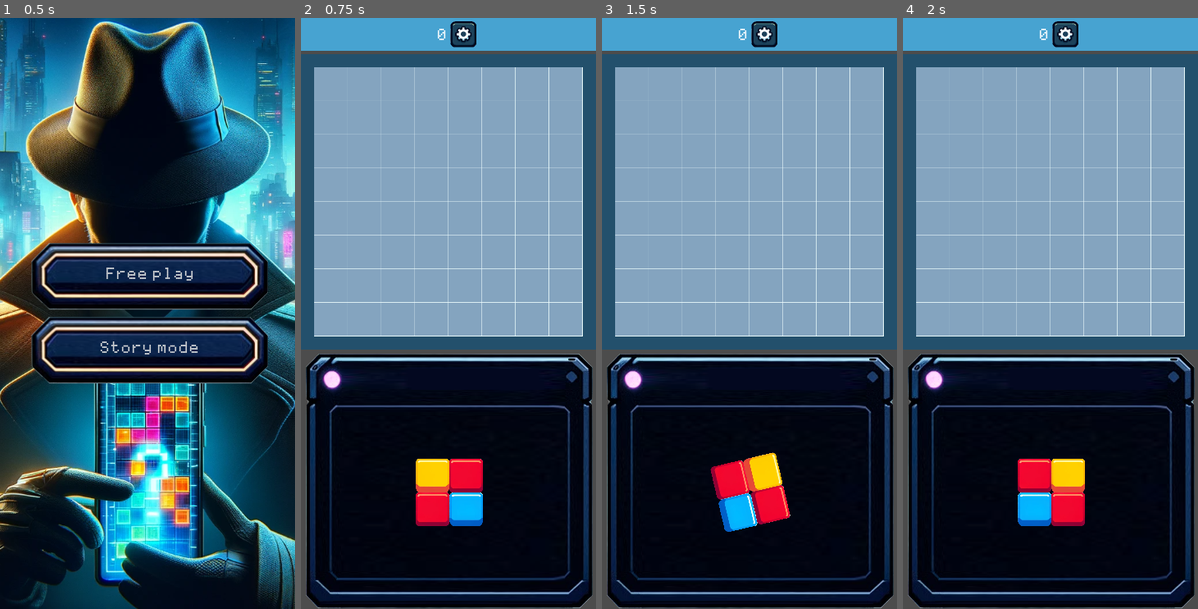
Above: before the commit, frames 1-4 (left to right).
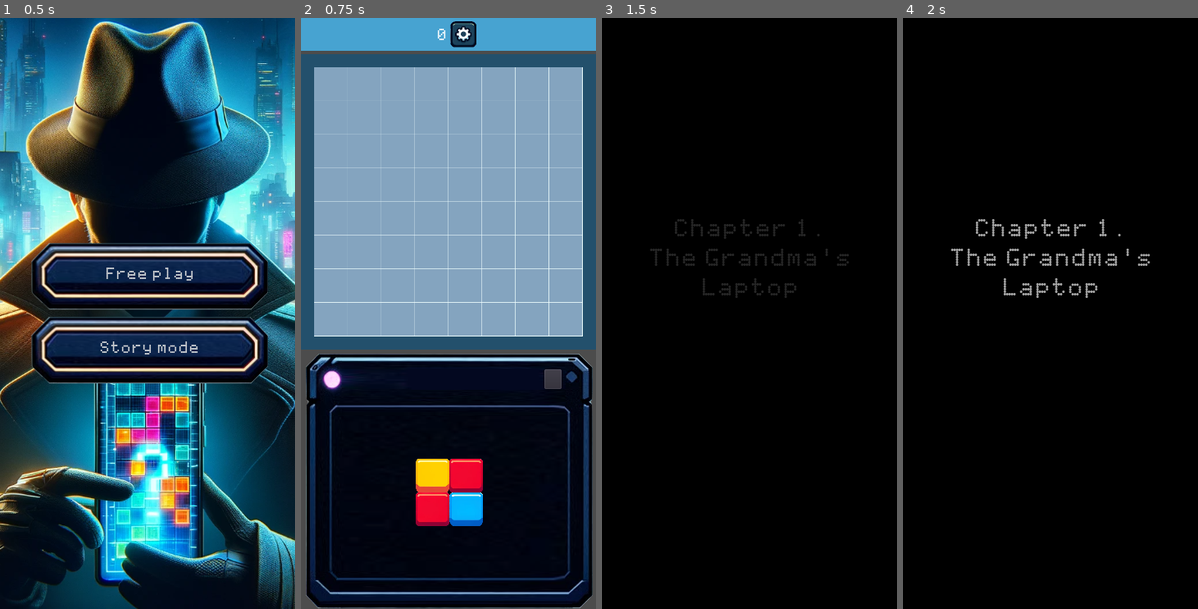
Above: after the commit, the same moments.

Repository: alexkorep-games/transmatrix
Game: Godot game, scene res://scenes/start_screen/start_screen.tscn
Same seed, same stepped clock (60 frames per second), same inputs: the game is played once before the commit and once after it.
Inputs (mouse positions are in pixels of both pictures, inside the frame that each line leads up to):
- Up to frame 1 (0.5 s): no input
- Up to frame 2 (0.75 s): click "Free play" at 0.5 s
- Up to frame 3 (1.5 s): click (852, 378) at 1.27 s
- Up to frame 4 (2 s): no input

Frame 1 is identical in both runs. In frame 2, 0.2% of the frame differs, in the area x 82-89%, y 59-63%; in frame 3, 71%; in frame 4, 71%, in the area x 0-100%, y 0-100%.

Commit message:
Story mode bug fixes and refactoring Also added a cheat button to skip the game

Diff:
--- a/src/resources/main_theme.tres
+++ b/src/resources/main_theme.tres
@@ -21,6 +21,10 @@
 [sub_resource type="StyleBoxFlat" id=5]
 bg_color = Color( 0, 0.501961, 0, 1 )
 
+[sub_resource type="DynamicFont" id=6]
+size = 31
+font_data = ExtResource( 1 )
+
 [resource]
 Button/colors/font_color_pressed = Color( 0.278431, 0.74902, 0.160784, 1 )
 Button/fonts/font = SubResource( 2 )
@@ -35,4 +39,14 @@
 ProgressBar/colors/font_color = Color( 1, 1, 1, 1 )
 ProgressBar/styles/bg = SubResource( 4 )
 ProgressBar/styles/fg = SubResource( 5 )
+StoryTitleLabel/base_type = "Label"
+StoryTitleLabel/colors/font_color = Color( 1, 1, 1, 1 )
+StoryTitleLabel/colors/font_color_shadow = Color( 0, 0, 0, 1 )
+StoryTitleLabel/colors/font_outline_modulate = Color( 0, 0, 0, 1 )
+StoryTitleLabel/constants/line_spacing = 0
+StoryTitleLabel/constants/shadow_as_outline = 0
+StoryTitleLabel/constants/shadow_offset_x = 0
+StoryTitleLabel/constants/shadow_offset_y = 0
+StoryTitleLabel/fonts/font = SubResource( 6 )
+StoryTitleLabel/styles/normal = null
 WindowDialog/styles/panel = ExtResource( 4 )
--- a/src/scenes/main/main.gd
+++ b/src/scenes/main/main.gd
@@ -127,3 +127,7 @@
 
 # func _on_PasswordLabel_password_cracked():
 # 	get_tree().change_scene("res://scenes/story_dialog/story_dialog.tscn")
+
+
+func _on_CheatButton_pressed():
+	get_tree().change_scene("res://scenes/story_dialog/story_dialog.tscn")
--- a/src/scenes/main/main.tscn
+++ b/src/scenes/main/main.tscn
@@ -195,6 +195,12 @@
 unique_name_in_owner = true
 position = Vector2( 181, 170 )
 
+[node name="CheatButton" type="Button" parent="VBoxContainer/ShapesSource"]
+margin_left = 297.0
+margin_top = 20.0
+margin_right = 318.0
+margin_bottom = 44.0
+
 [node name="Shapes" type="Node" parent="."]
 unique_name_in_owner = true
 
@@ -289,6 +295,7 @@
 [connection signal="drag" from="VBoxContainer/ShapesSource/CurrentShape" to="." method="_on_CurrentShape_drag"]
 [connection signal="drag_release" from="VBoxContainer/ShapesSource/CurrentShape" to="." method="_on_CurrentShape_drag_release"]
 [connection signal="place" from="VBoxContainer/ShapesSource/CurrentShape" to="." method="_on_CurrentShape_place"]
+[connection signal="pressed" from="VBoxContainer/ShapesSource/CheatButton" to="." method="_on_CheatButton_pressed"]
 [connection signal="confirmed" from="StartNewGameConfirmationDialog" to="." method="_on_StartNewGameConfirmationDialog_confirmed"]
 [connection signal="new_game" from="SettingsDialog" to="." method="_on_SettingsDialog_new_game"]
 [connection signal="confirmed" from="GameOverDialog" to="." method="_on_ConfirmationDialog_confirmed"]
--- a/src/scenes/story_dialog/story_dialog.gd
+++ b/src/scenes/story_dialog/story_dialog.gd
@@ -2,15 +2,24 @@
 
 # Called when the node enters the scene tree for the first time.
 func _ready():
-	update_images_and_text()
-	fade_in()
+	start_step()
 
-func update_images_and_text():
-	var story = Story.story[Story.story_index]
-	var steps = story["steps"]
-	var step = steps[Story.story_step]
+func start_step():
+	# Start playing the current step
+	var type = Story.get_current_step_type()
+	if type == "title":
+		start_title_step()
+	elif type == "dialog":
+		start_dialog_step()
+	else:
+		start_game_step()
 
+func start_title_step():
+	get_node("%AnimationPlayer").play("title_start")
+
+func start_dialog_step():
 	var image = get_node("%ActorTextureRect")
+	var step = Story.get_current_step()
 	if "image" in step:
 		var image_path = step["image"]
 		image.texture = load(image_path)
@@ -26,30 +35,31 @@
 	var label = get_node("%StoryTextLabel")
 	label.text = text
 	label.start()
-
-func fade_in():
 	get_node("%AnimationPlayer").play("message_start")
 
-func fade_out():
-	get_node("%AnimationPlayer").play("message_end")
-
-func next_step():
-	fade_out()
-
-func _on_AnimationPlayer_animation_finished(anim_name):
-	if anim_name == "message_end":
-		Story.next_step()
-		if Story.is_finished():
-			get_tree().change_scene("res://scenes/start_screen/start_screen.tscn")
-		elif Story.is_game():
-			get_tree().change_scene("res://scenes/main/main.tscn")
-			# Increment step index, so that next time we start from the next step
-			Story.next_step()
-		else:
-			update_images_and_text()
-			fade_in()
+func start_game_step():
+	get_tree().change_scene("res://scenes/main/main.tscn")
+	# Increment step index, so that next time we start from the next step
+	Story.next_step()
 
 func _on_StoryDialog_gui_input(event):
 	# if mouse pressed
 	if event is InputEventMouseButton and event.pressed:
-		next_step()
+		# Play dialog-end animation
+		var type = Story.get_current_step_type()
+		if type == "title":
+			print("title_end")
+			get_node("%AnimationPlayer").play("title_end")
+		elif type == "dialog":
+			print("message_end")
+			get_node("%AnimationPlayer").play("message_end")
+
+func _on_AnimationPlayer_animation_finished(anim_name):
+	if anim_name == "message_end" or anim_name == "title_end":
+		# animation finished, go to the next step
+		Story.next_step()
+		print("next step")
+		if Story.is_finished():
+			get_tree().change_scene("res://scenes/start_screen/start_screen.tscn")
+		else:
+			start_step()
--- a/src/scenes/story_dialog/story_dialog.tscn
+++ b/src/scenes/story_dialog/story_dialog.tscn
@@ -1,10 +1,11 @@
-[gd_scene load_steps=8 format=2]
+[gd_scene load_steps=11 format=2]
 
 [ext_resource path="res://resources/main_theme.tres" type="Theme" id=1]
-[ext_resource path="res://assets/levels/001-grandma/room.png" type="Texture" id=2]
-[ext_resource path="res://assets/levels/001-grandma/grandma.png" type="Texture" id=3]
+[ext_resource path="res://assets/levels/001-grandma/bg_my_room.png" type="Texture" id=2]
+[ext_resource path="res://assets/levels/001-grandma/fg_grandma.png" type="Texture" id=3]
 [ext_resource path="res://scenes/story_dialog/story_dialog.gd" type="Script" id=4]
 [ext_resource path="res://scenes/terminal_label/terminal_label.tscn" type="PackedScene" id=5]
+[ext_resource path="res://scenes/story_dialog/story_title.tscn" type="PackedScene" id=6]
 
 [sub_resource type="Animation" id=2]
 resource_name = "message_end"
@@ -60,6 +61,60 @@
 "transitions": PoolRealArray( 1, 1 ),
 "update": 0,
 "values": [ Color( 1, 1, 1, 1 ), Color( 1, 1, 1, 0.352941 ) ]
+}
+
+[sub_resource type="Animation" id=4]
+resource_name = "title_end"
+tracks/0/type = "value"
+tracks/0/path = NodePath("StoryTitle:visible")
+tracks/0/interp = 1
+tracks/0/loop_wrap = true
+tracks/0/imported = false
+tracks/0/enabled = true
+tracks/0/keys = {
+"times": PoolRealArray( 1 ),
+"transitions": PoolRealArray( 1 ),
+"update": 1,
+"values": [ false ]
+}
+tracks/1/type = "value"
+tracks/1/path = NodePath("StoryTitle:label_modulate")
+tracks/1/interp = 1
+tracks/1/loop_wrap = true
+tracks/1/imported = false
+tracks/1/enabled = true
+tracks/1/keys = {
+"times": PoolRealArray( 0, 1 ),
+"transitions": PoolRealArray( 1, 1 ),
+"update": 0,
+"values": [ Color( 1, 1, 1, 1 ), Color( 0, 0, 0, 1 ) ]
+}
+
+[sub_resource type="Animation" id=3]
+resource_name = "title_start"
+tracks/0/type = "value"
+tracks/0/path = NodePath("StoryTitle:visible")
+tracks/0/interp = 1
+tracks/0/loop_wrap = true
+tracks/0/imported = false
+tracks/0/enabled = true
+tracks/0/keys = {
+"times": PoolRealArray( 0 ),
+"transitions": PoolRealArray( 1 ),
+"update": 1,
+"values": [ true ]
+}
+tracks/1/type = "value"
+tracks/1/path = NodePath("StoryTitle:label_modulate")
+tracks/1/interp = 1
+tracks/1/loop_wrap = true
+tracks/1/imported = false
+tracks/1/enabled = true
+tracks/1/keys = {
+"times": PoolRealArray( 0, 1 ),
+"transitions": PoolRealArray( 1, 1 ),
+"update": 0,
+"values": [ Color( 0, 0, 0, 1 ), Color( 1, 1, 1, 1 ) ]
 }
 
 [node name="StoryDialog" type="Control"]
@@ -137,10 +192,15 @@
 size_flags_vertical = 7
 text = "My phone buzzed with a familiar ringtone."
 
+[node name="StoryTitle" parent="." instance=ExtResource( 6 )]
+visible = false
+
 [node name="AnimationPlayer" type="AnimationPlayer" parent="."]
 unique_name_in_owner = true
 anims/message_end = SubResource( 2 )
 anims/message_start = SubResource( 1 )
+anims/title_end = SubResource( 4 )
+anims/title_start = SubResource( 3 )
 
 [connection signal="gui_input" from="." to="." method="_on_StoryDialog_gui_input"]
 [connection signal="animation_finished" from="AnimationPlayer" to="." method="_on_AnimationPlayer_animation_finished"]
--- /dev/null
+++ b/src/scenes/story_dialog/story_title.gd
@@ -0,0 +1,13 @@
+extends Control
+
+
+export var label_modulate: Color
+
+# Called when the node enters the scene tree for the first time.
+func _ready():
+	pass # Replace with function body.
+
+
+# Called every frame. 'delta' is the elapsed time since the previous frame.
+func _process(delta):
+	get_node("%StoryTitleLabel").modulate = label_modulate
--- /dev/null
+++ b/src/scenes/story_dialog/story_title.tscn
@@ -0,0 +1,29 @@
+[gd_scene load_steps=3 format=2]
+
+[ext_resource path="res://resources/main_theme.tres" type="Theme" id=1]
+[ext_resource path="res://scenes/story_dialog/story_title.gd" type="Script" id=2]
+
+[node name="StoryTitle" type="Control"]
+anchor_right = 1.0
+anchor_bottom = 1.0
+mouse_filter = 2
+script = ExtResource( 2 )
+
+[node name="ColorRect" type="ColorRect" parent="."]
+anchor_right = 1.0
+anchor_bottom = 1.0
+mouse_filter = 2
+color = Color( 0, 0, 0, 1 )
+
+[node name="StoryTitleLabel" type="Label" parent="."]
+unique_name_in_owner = true
+margin_left = 31.0
+margin_top = 237.0
+margin_right = 330.0
+margin_bottom = 378.0
+theme = ExtResource( 1 )
+theme_type_variation = "StoryTitleLabel"
+text = "Chapter 1.
+The Grandma's Laptop"
+align = 1
+autowrap = true
--- a/src/scripts/story.gd
+++ b/src/scripts/story.gd
@@ -16,10 +16,14 @@
 func next_step():
 	story_step += 1
 
-
 func is_finished():
 	return story_step >= len(story[story_index]["steps"])
 
+func get_current_step():
+	return story[story_index]["steps"][story_step]
+
+func get_current_step_type():
+	return get_current_step()["type"]
 
 func is_game():
 	return story[story_index]["steps"][story_step]["type"] == "game"
@@ -34,24 +38,41 @@
 		"steps":
 		[
 			{
+				"type": "title",
+				"text": "Chapter 1.\nThe Grandma's Laptop",
+			},
+			{
 				"type": "dialog",
 				"text": "My phone rang.",
-				"image": "res://assets/levels/001-grandma/phone-ring.png",
-				"background": "res://assets/levels/001-grandma/room.png"
+				"image": "res://assets/levels/001-grandma/fg_phone-ring.png",
+				"background": "res://assets/levels/001-grandma/bg_my_room.png"
 			},
 			{
 				"type": "dialog",
 				"text":
 				"It was Grandma, sounding flustered as she explained she'd forgotten her laptop's password.",
-				"image": "res://assets/levels/001-grandma/grandma.png",
-				"background": "res://assets/levels/001-grandma/room.png"
+				"image": "res://assets/levels/001-grandma/fg_grandma.png",
+				"background": "res://assets/levels/001-grandma/bg_my_room.png"
 			},
 			{
 				"type": "dialog",
 				"text":
 				"I smiled, thinking how much she means to me. \"Don't worry, Grandma, I'll swing by after lunch and sort it out.\"",
-				"image": "res://assets/levels/001-grandma/grandma.png",
-				"background": "res://assets/levels/001-grandma/room.png"
+				"image": "res://assets/levels/001-grandma/fg_grandma.png",
+				"background": "res://assets/levels/001-grandma/bg_my_room.png"
+			},
+			{
+				"type": "dialog",
+				"text":
+				"My grandma lives in the nice old house and I have so many child memories about this place.",
+				"background": "res://assets/levels/001-grandma/bg_grandma_house.png"
+			},
+			{
+				"type": "dialog",
+				"text":
+				"Thank you for coming, diar! Here is the laptop. I will make some cookies for you while you are working.",
+				"image": "res://assets/levels/001-grandma/fg_grandma.png",
+				"background": "res://assets/levels/001-grandma/bg_grandma_room.png"
 			},
 			{
 				"type": "game",
@@ -59,8 +80,8 @@
 			{
 				"type": "dialog",
 				"text": '"Oh, thank you, dear!" she said, "Have a cookie!"',
-				"image": "res://assets/levels/001-grandma/grandma.png",
-				"background": "res://assets/levels/001-grandma/room.png"
+				"image": "res://assets/levels/001-grandma/fg_grandma.png",
+				"background": "res://assets/levels/001-grandma/bg_cookie_table.png"
 			},
 		]
 	},
Binary file added: src/assets/levels/001-grandma/bg_cookie_table.png
Not shown, changed: src/assets/levels/001-grandma/bg_cookie_table.png.import
Binary file added: src/assets/levels/001-grandma/bg_grandma_house.png
Not shown, changed: src/assets/levels/001-grandma/bg_grandma_house.png.import
Binary file added: src/assets/levels/001-grandma/bg_grandma_room.png
Not shown, added: src/assets/levels/001-grandma/bg_grandma_room.png.import
Renamed: src/assets/levels/001-grandma/room.png -> src/assets/levels/001-grandma/bg_my_room.png
Not shown, added: src/assets/levels/001-grandma/bg_my_room.png.import
Renamed: src/assets/levels/001-grandma/grandma.png -> src/assets/levels/001-grandma/fg_grandma.png
Not shown, changed: src/assets/levels/001-grandma/fg_grandma.png.import
Renamed: src/assets/levels/001-grandma/phone-ring.png -> src/assets/levels/001-grandma/fg_phone-ring.png
Not shown, added: src/assets/levels/001-grandma/fg_phone-ring.png.import
(and 1 more such lines)
